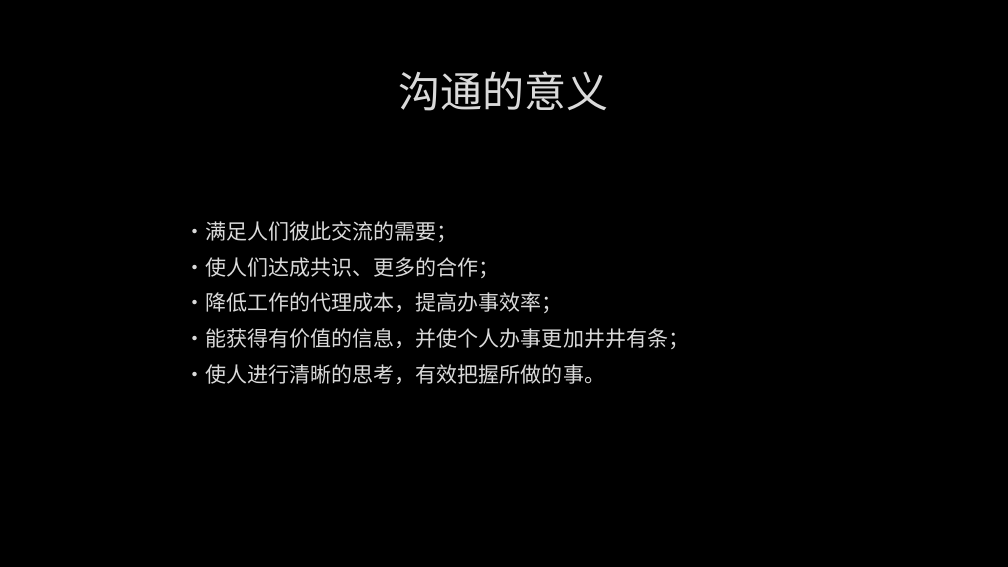
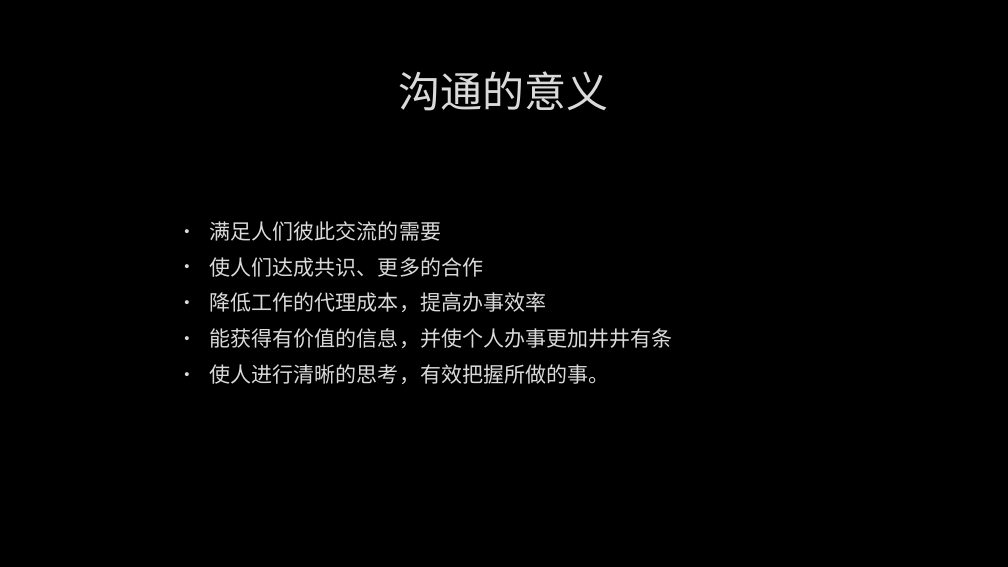
Before and after one commit to albertclass/Lessons, a slide deck: slide 7 of communication/策划与程序沟通技巧.pptx. Drawn at 1008x567 pixels with LibreOffice and Linux fonts; fonts in the diff are those of the drawing; background and template pictures are left out. Boxes give left, top, right and bottom in pixels: in the first picture for what was removed or moved away, otherwise in the second. Text is boxed around its words. In the diff, an @@ line names an element or a change of style, - is before the commit and + after.

```diff
--- a/communication/策划与程序沟通技巧.pptx
+++ b/communication/策划与程序沟通技巧.pptx
@@ text at <box>210,221,673,384</box>: text changed @@
-•满足人们彼此交流的需要；
-•使人们达成共识、更多的合作；
-•降低工作的代理成本，提高办事效率；
-•能获得有价值的信息，并使个人办事更加井井有条；
-•使人进行清晰的思考，有效把握所做的事。
+• 满足人们彼此交流的需要
+• 使人们达成共识、更多的合作
+• 降低工作的代理成本，提高办事效率
+• 能获得有价值的信息，并使个人办事更加井井有条
+• 使人进行清晰的思考，有效把握所做的事。
```
Also in this commit, not shown: 8 other slides changed, 2 slides added, 2 slides removed.
